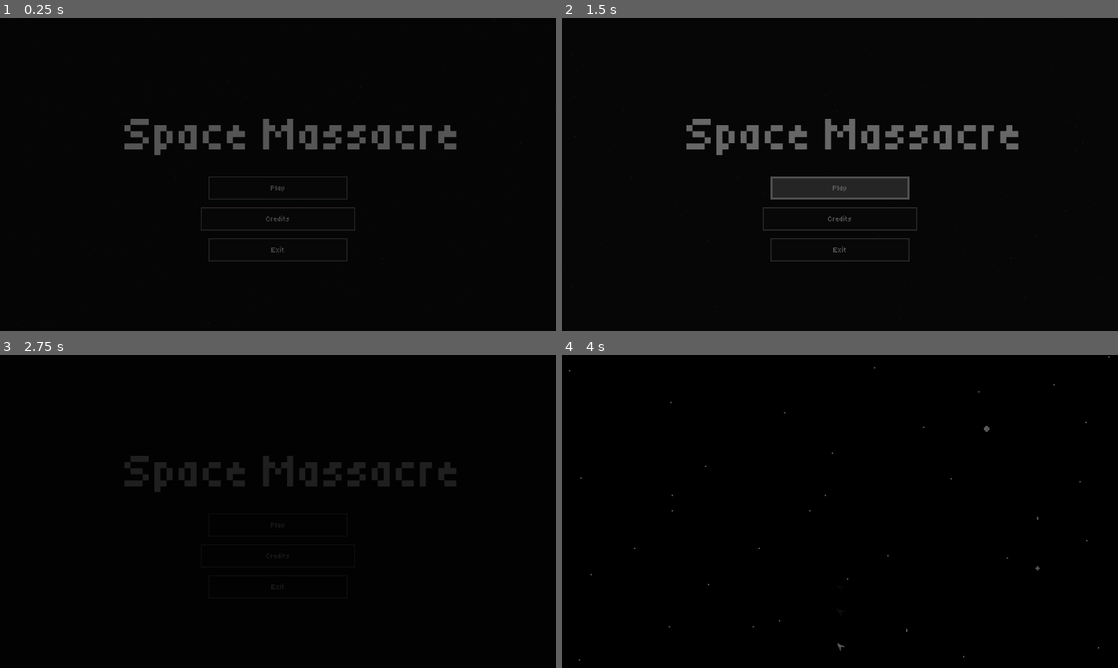
Above: before the commit, frames 1-4 (two rows, left to right).
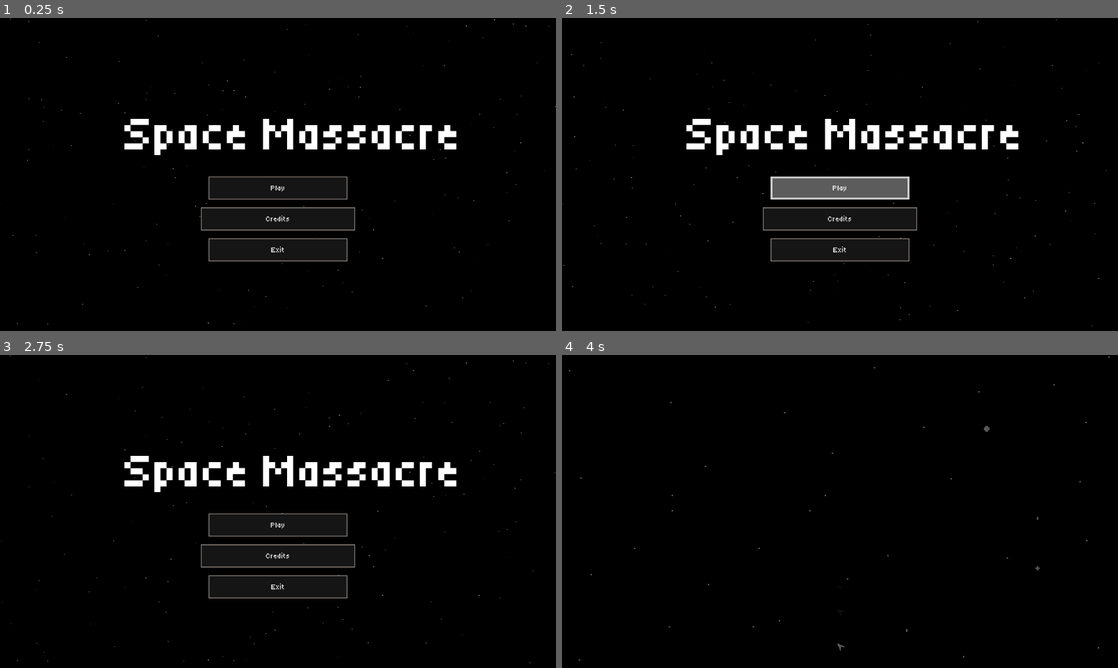
Above: after the commit, the same moments.

Repository: Terrarizer03/Space-Massacre
Game: Godot game, scene res://Scenes/MenuScenes/MainMenu.tscn
Two runs of this game, one before a commit and one after it. Both use one fixed random seed, a clock stepped at 60 frames per second and the inputs below.
Inputs (mouse positions are in pixels of both pictures, inside the frame that each line leads up to):
- Up to frame 1 (0.25 s): no input
- Up to frame 2 (1.5 s): click "Play" at 0.5 s; click "Play" at 1.25 s
- Up to frame 3 (2.75 s): tap Enter (ui_accept) at 2, 2.27 s; move the mouse to (400, 495) at 2.02 s; press the mouse at (400, 495) at 2.03 s; hold D (key_right) from 2.03 s (still down)
- Up to frame 4 (4 s): release D (key_right) at 2.75 s; release the mouse at (962, 495) at 2.75 s; click "Credits" at 2.75 s; tap Enter (ui_accept) at 3.5, 3.77 s; move the mouse to (728, 527) at 3.52 s; hold S (key_down) from 3.53 s (still down); tap Q (dash) at 3.6 s

The runs differ from the first frame. In frame 1, 3.1% of the frame differs, in the area x 1-100%, y 0-98%; in frame 2, 4.7%, in the area x 0-98%, y 0-99%; in frame 3, 3.2%; in frame 4, nothing differs.

Commit message:
Quick Changes
- Changed the background color in main menu (the panel was making it gray)

Diff:
--- a/Scenes/MenuScenes/MainMenu.tscn
+++ b/Scenes/MenuScenes/MainMenu.tscn
@@ -210,6 +210,7 @@
 color = Color(0, 0, 0, 1)
 
 [node name="MainButtons" type="Panel" parent="."]
+self_modulate = Color(1, 1, 1, 0)
 layout_mode = 1
 anchors_preset = 15
 anchor_right = 1.0
@@ -338,6 +339,7 @@
 
 [node name="FadeIn" type="ColorRect" parent="CanvasLayer"]
 process_mode = 3
+visible = false
 anchors_preset = 15
 anchor_right = 1.0
 anchor_bottom = 1.0
Binary file added: Assets/Screenshots/Godot Engine Screenshot 2025.08.23 - 17.10.26.37.png
Not shown, added: Assets/Screenshots/Godot Engine Screenshot 2025.08.23 - 17.10.26.37.png.import
Not shown, changed: README.md
